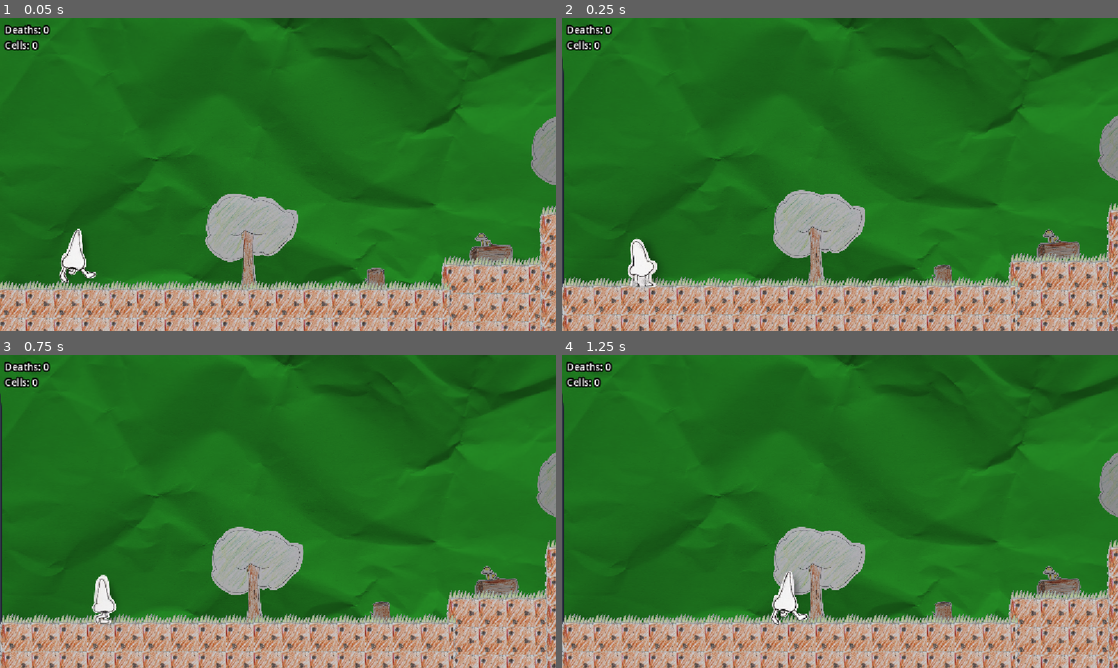
Above: before the commit, frames 1-4 (two rows, left to right).
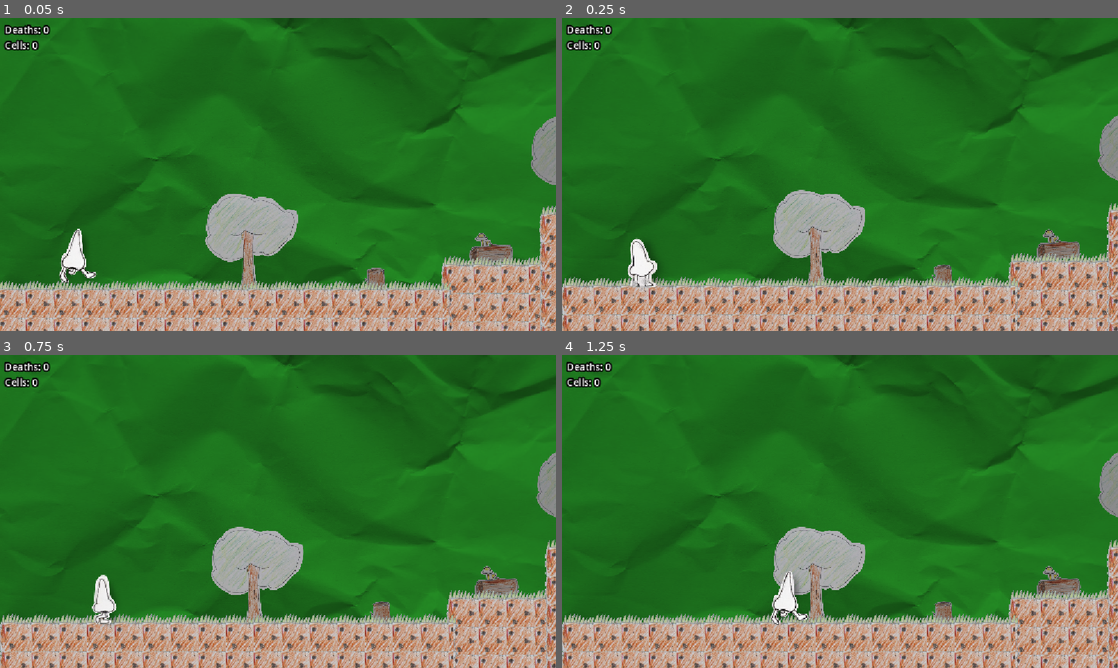
Above: after the commit, the same moments.

Repository: lmg-abe/runny-nose
Game: Godot game, scene res://area_1.tscn
The game is run twice, just before and just after one commit, with the same random seed, the same clock (stepped at 60 frames per second) and the same inputs. The engine's default icon, where the game draws it, is replaced by a stand-in: a white triangle on a blue panel in a dark square.
Inputs:
- Up to frame 1 (0.05 s): no input
- Up to frame 2 (0.25 s): no input
- Up to frame 3 (0.75 s): hold D (move_right) from 0.53 s (still down); tap 3 (dash) at 0.6 s
- Up to frame 4 (1.25 s): keep holding D (move_right); tap Space (jump) at 0.77 s

Frame 1 is identical in both runs. In frame 2, 0.3% of the frame differs, in the area x 0-1%, y 12-95%; in frame 3, 0.3%, in the area x 0-1%, y 12-97%; in frame 4, 0.3%.

Commit message:
level design :D

Diff:
--- a/area_1.tscn
+++ b/area_1.tscn
@@ -20,9 +20,23 @@
 [ext_resource type="Texture2D" uid="uid://1ddbgfgwx2qd" path="res://spikes.png" id="14_r73l4"]
 [ext_resource type="Script" uid="uid://ckgwqyfdgxcm2" path="res://checkpoint.gd" id="15_th8es"]
 [ext_resource type="PackedScene" uid="uid://d13bdua4v0bbg" path="res://damage_hitbox.tscn" id="16_ayu7x"]
+[ext_resource type="Script" uid="uid://blpj6ovlekaq6" path="res://openAndClose.gd" id="21_u440q"]
+[ext_resource type="Texture2D" uid="uid://dlf5icdh8xagf" path="res://vines.png" id="22_p02il"]
+[ext_resource type="Script" uid="uid://c8w3pedd53h53" path="res://booger_catcher.gd" id="23_6bsd4"]
+[ext_resource type="Texture2D" uid="uid://u01vfwx607of" path="res://booger_catcher_catcher.png" id="24_66cxk"]
+[ext_resource type="Texture2D" uid="uid://b7cdx4gvm0e5x" path="res://booger_catcher_booger.png" id="25_582bu"]
 
 [sub_resource type="RectangleShape2D" id="RectangleShape2D_7qacl"]
 size = Vector2(200000, 1024)
+
+[sub_resource type="RectangleShape2D" id="RectangleShape2D_q7yup"]
+size = Vector2(128, 512)
+
+[sub_resource type="RectangleShape2D" id="RectangleShape2D_7uh3c"]
+size = Vector2(128, 64)
+
+[sub_resource type="RectangleShape2D" id="RectangleShape2D_2562f"]
+size = Vector2(100, 100)
 
 [sub_resource type="RectangleShape2D" id="RectangleShape2D_frgu1"]
 size = Vector2(128, 2000000)
@@ -158,7 +172,53 @@
 text = "test"
 script = ExtResource("5_dfmo5")
 
+[node name="FirstDoor" type="StaticBody2D" parent="." unique_id=1289804808]
+position = Vector2(23187, -1583)
+script = ExtResource("21_u440q")
+
+[node name="Vines" type="Sprite2D" parent="FirstDoor" unique_id=1095730529]
+texture_repeat = 3
+position = Vector2(1.9999999, 99)
+scale = Vector2(0.835, 0.835)
+texture = ExtResource("22_p02il")
+region_rect = Rect2(195.257, 114.326, 209.366, 412.061)
+
+[node name="Vines2" type="Sprite2D" parent="FirstDoor" unique_id=465177581]
+texture_repeat = 3
+position = Vector2(1.9999999, -174.99997)
+scale = Vector2(0.835, 0.835)
+texture = ExtResource("22_p02il")
+region_rect = Rect2(195.257, 114.326, 209.366, 412.061)
+
+[node name="CollisionShape2D" type="CollisionShape2D" parent="FirstDoor" unique_id=38017333]
+shape = SubResource("RectangleShape2D_q7yup")
+
+[node name="BoogerCatcher" type="Area2D" parent="." unique_id=823190304]
+position = Vector2(22741, -1382)
+script = ExtResource("23_6bsd4")
+doorObj = "FirstDoor"
+
+[node name="Icon" type="Sprite2D" parent="BoogerCatcher" unique_id=194469414]
+position = Vector2(0, -10.025)
+scale = Vector2(0.5, 0.5)
+texture = ExtResource("24_66cxk")
+
+[node name="Icon_Booger" type="Sprite2D" parent="BoogerCatcher/Icon" unique_id=1291209751]
+visible = false
+position = Vector2(6, -27.950012)
+texture = ExtResource("25_582bu")
+
+[node name="CollisionShape2D" type="CollisionShape2D" parent="BoogerCatcher" unique_id=567541518]
+shape = SubResource("RectangleShape2D_7uh3c")
+
+[node name="StaticBody2D" type="StaticBody2D" parent="BoogerCatcher" unique_id=1534999952]
+
+[node name="CollisionShape2D" type="CollisionShape2D" parent="BoogerCatcher/StaticBody2D" unique_id=789618147]
+position = Vector2(0, -16)
+shape = SubResource("RectangleShape2D_2562f")
+
 [node name="StaticBody2D" parent="." unique_id=838538383 instance=ExtResource("6_keoi2")]
+visible = false
 position = Vector2(1270, 260)
 scale = Vector2(29.905, 1)
 
@@ -179,8 +239,8 @@
 scale = Vector2(25, 1)
 
 [node name="StaticBody2D19" parent="." unique_id=81950735 instance=ExtResource("6_keoi2")]
-position = Vector2(18209, 54)
-scale = Vector2(25, 1)
+position = Vector2(19352.002, 54)
+scale = Vector2(52.64, 1)
 
 [node name="StaticBody2D3" parent="." unique_id=177758370 instance=ExtResource("6_keoi2")]
 position = Vector2(2442, 129)
@@ -239,8 +299,24 @@
 scale = Vector2(3, 5)
 
 [node name="StaticBody2D23" parent="." unique_id=2186304 instance=ExtResource("6_keoi2")]
-position = Vector2(19995, -198.99998)
+position = Vector2(19995, -204)
 scale = Vector2(3, 5)
+
+[node name="StaticBody2D27" parent="." unique_id=1366820043 instance=ExtResource("6_keoi2")]
+position = Vector2(22987, -375.00003)
+scale = Vector2(10, 15)
+
+[node name="StaticBody2D28" parent="." unique_id=1319599248 instance=ExtResource("6_keoi2")]
+position = Vector2(23000, -2854.0002)
+scale = Vector2(10, 15)
+
+[node name="StaticBody2D25" parent="." unique_id=1672095822 instance=ExtResource("6_keoi2")]
+position = Vector2(21008, -378)
+scale = Vector2(3, 1)
+
+[node name="StaticBody2D26" parent="." unique_id=1835955862 instance=ExtResource("6_keoi2")]
+position = Vector2(21720, -878)
+scale = Vector2(3, 1)
 
 [node name="StaticBody2D18" parent="." unique_id=150221692 instance=ExtResource("6_keoi2")]
 position = Vector2(16182.001, -528.9999)
@@ -251,13 +327,14 @@
 scale = Vector2(5, 2)
 
 [node name="StaticBody2D2" parent="." unique_id=1952344496 instance=ExtResource("6_keoi2")]
+visible = false
 position = Vector2(-193, -255)
 scale = Vector2(1, 11.905)
 
 [node name="NinePatchRect6" type="NinePatchRect" parent="." unique_id=2097562094]
 offset_left = 3513.0
 offset_top = 83.0
-offset_right = 23140.0
+offset_right = 20103.0
 offset_bottom = 1354.0
 texture = ExtResource("11_gjxye")
 region_rect = Rect2(188, 208, 208, 240)
@@ -285,7 +362,7 @@
 [node name="NinePatchRect14" type="NinePatchRect" parent="." unique_id=681252138]
 offset_left = 13304.0
 offset_top = -70.0
-offset_right = 19999.0
+offset_right = 24023.0
 offset_bottom = 1524.0
 texture = ExtResource("11_gjxye")
 region_rect = Rect2(188, 208, 208, 240)
@@ -380,6 +457,34 @@
 axis_stretch_horizontal = 1
 axis_stretch_vertical = 1
 
+[node name="NinePatchRect21" type="NinePatchRect" parent="." unique_id=724586908]
+offset_left = 22293.0
+offset_top = -1395.0
+offset_right = 23662.0
+offset_bottom = 691.0
+texture = ExtResource("11_gjxye")
+region_rect = Rect2(188, 208, 208, 240)
+patch_margin_left = 32
+patch_margin_top = 48
+patch_margin_right = 32
+patch_margin_bottom = 48
+axis_stretch_horizontal = 1
+axis_stretch_vertical = 1
+
+[node name="NinePatchRect22" type="NinePatchRect" parent="." unique_id=849857650]
+offset_left = 22318.0
+offset_top = -3921.0
+offset_right = 23687.0
+offset_bottom = -1835.0
+texture = ExtResource("11_gjxye")
+region_rect = Rect2(188, 208, 208, 240)
+patch_margin_left = 32
+patch_margin_top = 48
+patch_margin_right = 32
+patch_margin_bottom = 48
+axis_stretch_horizontal = 1
+axis_stretch_vertical = 1
+
 [node name="NinePatchRect17" type="NinePatchRect" parent="." unique_id=1160223059]
 offset_left = 15453.0
 offset_top = -296.0
@@ -450,6 +555,34 @@
 axis_stretch_horizontal = 1
 axis_stretch_vertical = 1
 
+[node name="NinePatchRect23" type="NinePatchRect" parent="." unique_id=1441622813]
+offset_left = 20790.0
+offset_top = -493.0
+offset_right = 21223.0
+offset_bottom = -271.0
+texture = ExtResource("11_gjxye")
+region_rect = Rect2(188, 208, 208, 240)
+patch_margin_left = 32
+patch_margin_top = 48
+patch_margin_right = 32
+patch_margin_bottom = 48
+axis_stretch_horizontal = 1
+axis_stretch_vertical = 1
+
+[node name="NinePatchRect24" type="NinePatchRect" parent="." unique_id=82264796]
+offset_left = 21510.0
+offset_top = -988.0
+offset_right = 21943.0
+offset_bottom = -766.0
+texture = ExtResource("11_gjxye")
+region_rect = Rect2(188, 208, 208, 240)
+patch_margin_left = 32
+patch_margin_top = 48
+patch_margin_right = 32
+patch_margin_bottom = 48
+axis_stretch_horizontal = 1
+axis_stretch_vertical = 1
+
 [node name="NinePatchRect8" type="NinePatchRect" parent="." unique_id=1391374675]
 offset_left = 6598.0
 offset_top = -558.0
@@ -562,6 +695,34 @@
 position = Vector2(19611, -62)
 texture = ExtResource("14_r73l4")
 
+[node name="Spikes8" type="Sprite2D" parent="." unique_id=1849695775]
+position = Vector2(20378, -62)
+texture = ExtResource("14_r73l4")
+
+[node name="Spikes9" type="Sprite2D" parent="." unique_id=1325696285]
+position = Vector2(20681, -62)
+texture = ExtResource("14_r73l4")
+
+[node name="Spikes10" type="Sprite2D" parent="." unique_id=435126690]
+position = Vector2(20986, -62)
+texture = ExtResource("14_r73l4")
+
+[node name="Spikes11" type="Sprite2D" parent="." unique_id=1648632348]
+position = Vector2(21284, -62)
+texture = ExtResource("14_r73l4")
+
+[node name="Spikes12" type="Sprite2D" parent="." unique_id=1595896769]
+position = Vector2(21581, -62)
+texture = ExtResource("14_r73l4")
+
+[node name="Spikes13" type="Sprite2D" parent="." unique_id=31431053]
+position = Vector2(21866, -62)
+texture = ExtResource("14_r73l4")
+
+[node name="Spikes14" type="Sprite2D" parent="." unique_id=1242716679]
+position = Vector2(22161, -62)
+texture = ExtResource("14_r73l4")
+
 [node name="Runny" parent="." unique_id=1298635211 instance=ExtResource("3_nboye")]
 position = Vector2(268, 1)
 floor_max_angle = 1.4067354
@@ -645,8 +806,20 @@
 [node name="Collectable22" parent="." unique_id=726484577 instance=ExtResource("7_nboye")]
 position = Vector2(19992, -869)
 
+[node name="Collectable27" parent="." unique_id=2104957440 instance=ExtResource("7_nboye")]
+position = Vector2(21002, -595)
+
+[node name="Collectable28" parent="." unique_id=1899662037 instance=ExtResource("7_nboye")]
+position = Vector2(21715, -1097)
+
+[node name="Collectable29" parent="." unique_id=1565722374 instance=ExtResource("7_nboye")]
+position = Vector2(21247, -991)
+
 [node name="BasicEnemy" parent="." unique_id=641976464 instance=ExtResource("8_d5i42")]
 position = Vector2(8728, -664)
+
+[node name="BasicEnemy5" parent="." unique_id=2015580386 instance=ExtResource("8_d5i42")]
+position = Vector2(11587, -11)
 
 [node name="BasicEnemy2" parent="." unique_id=986074217 instance=ExtResource("8_d5i42")]
 position = Vector2(14373, -107)
@@ -682,6 +855,12 @@
 position = Vector2(18527, 3)
 scale = Vector2(20, 1)
 
+[node name="DamageHitbox2" parent="." unique_id=178684260 instance=ExtResource("16_ayu7x")]
+position = Vector2(21073, -12)
+scale = Vector2(20, 1)
+
 [connection signal="body_entered" from="DeathPlane" to="DeathPlane" method="_on_body_entered"]
+[connection signal="body_entered" from="BoogerCatcher" to="BoogerCatcher" method="_on_body_entered"]
+[connection signal="body_exited" from="BoogerCatcher" to="BoogerCatcher" method="_on_body_exited"]
 [connection signal="body_entered" from="Checkpoint" to="Checkpoint" method="_on_body_entered"]
 [connection signal="body_entered" from="Checkpoint2" to="Checkpoint2" method="_on_body_entered"]
